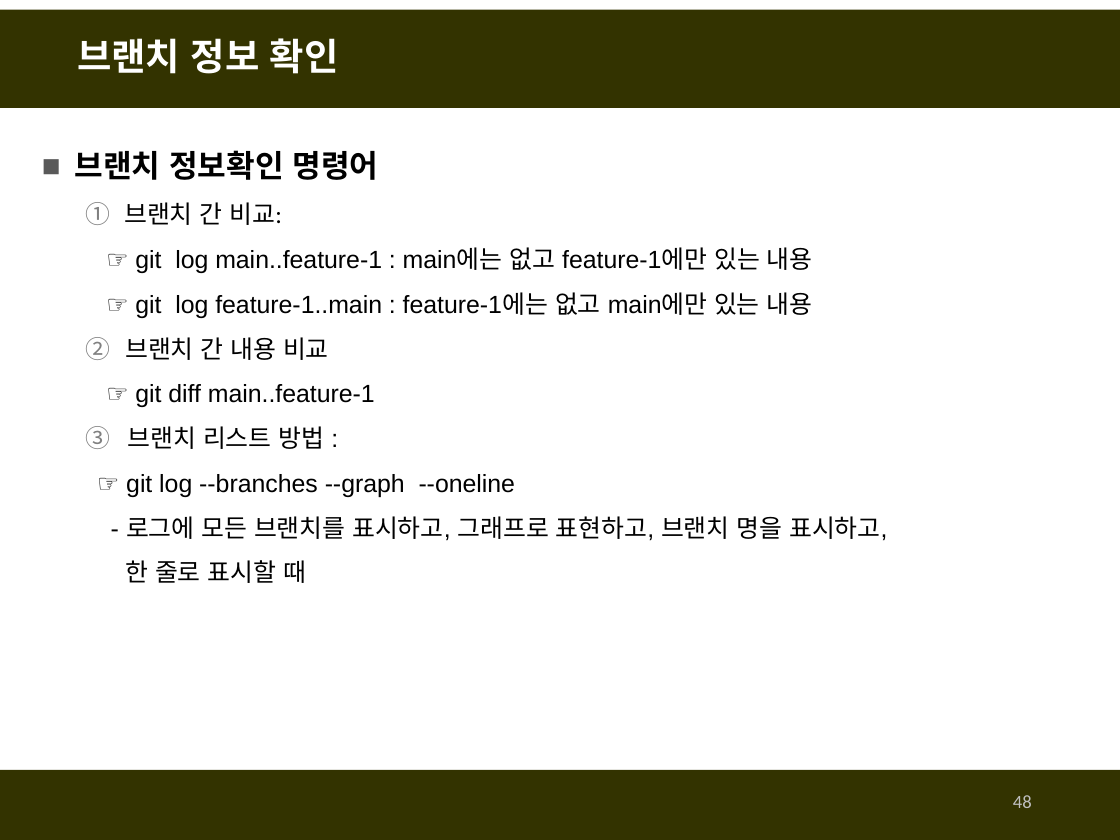
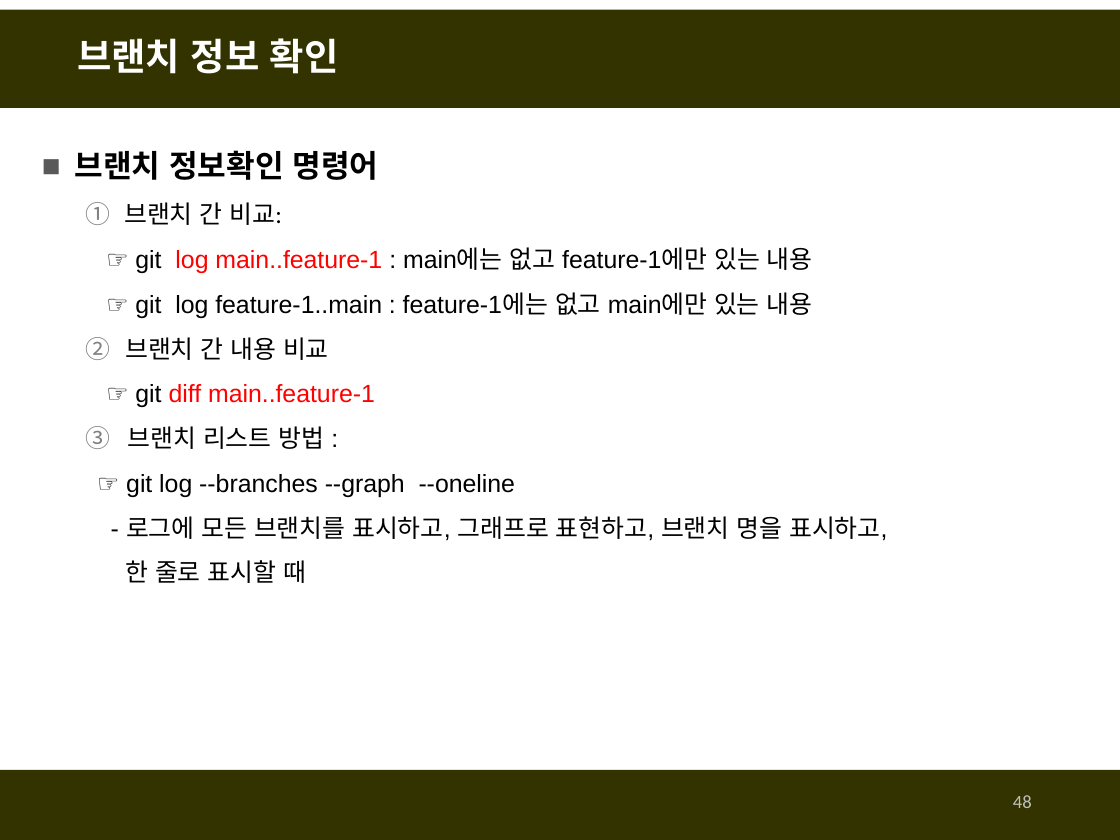
Before and after one commit to fasthill/github-lecture, a slide deck: slide 48 of git및github첫걸음.pptx. Drawn at 1120x840 pixels with LibreOffice and Linux fonts; fonts in the diff are those of the drawing. Boxes give left, top, right and bottom in pixels: in the first picture for what was removed or moved away, otherwise in the second. Text is boxed around its words. In the diff, an @@ line names an element or a change of style, - is before the commit and + after.

```diff
--- a/git및github첫걸음.pptx
+++ b/git및github첫걸음.pptx
@@ text at box(135, 247, 813, 407): text colour #000000 to #FF0000 in "log main..feature-1", "diff main..feature-1" @@
```
Also in this commit, not shown: 5 other slides changed, 4 slides added.
